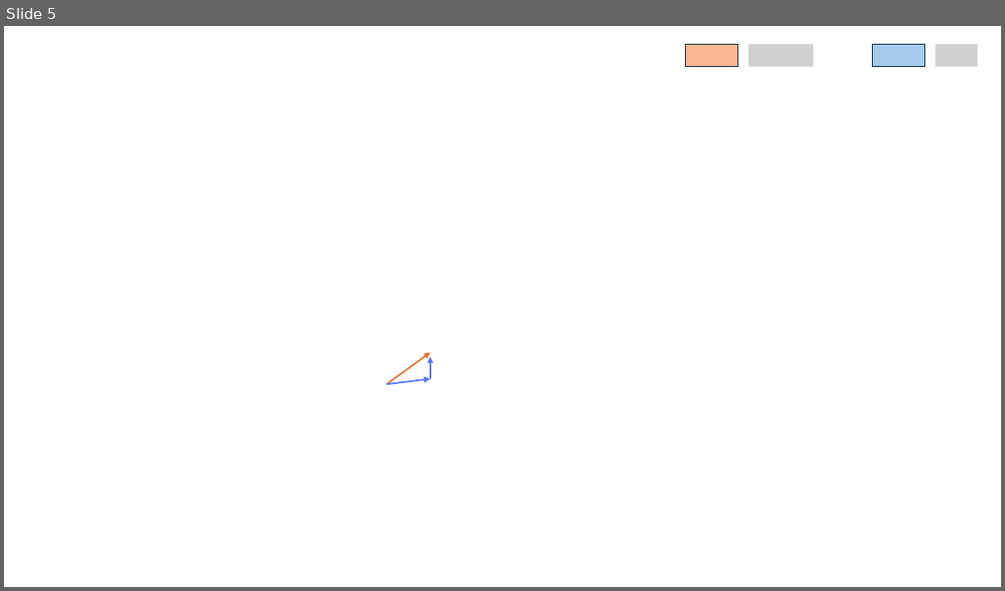
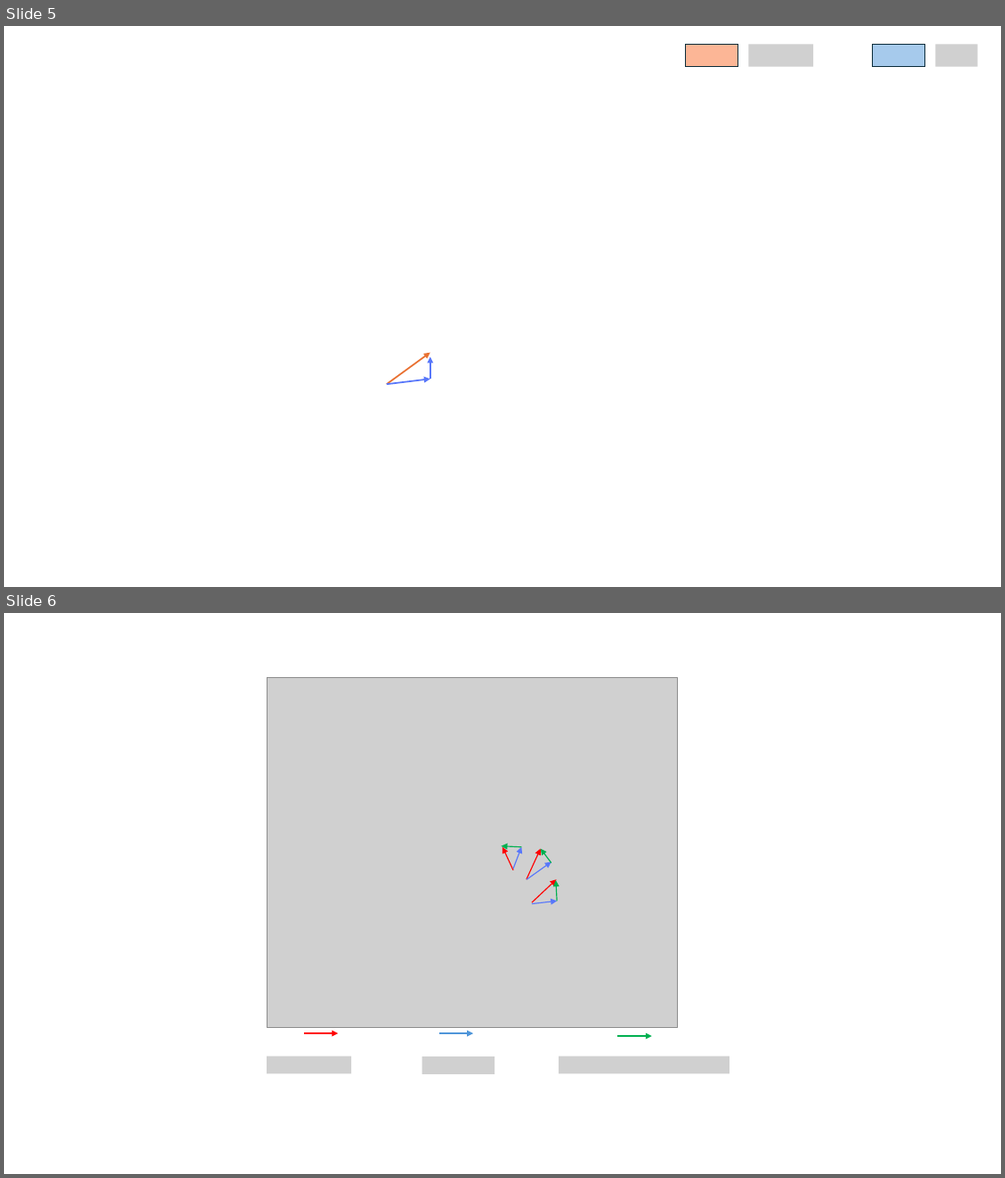
Before and after one commit to innovation-cat/innovation-cat.github.io, a slide deck: images/posts/2025-07-03-blog-post/新建 Microsoft PowerPoint 演示文稿.pptx. Shown one above the other, each under a label of ours: slide 5 before the commit, slides 5 and 6 after it. The pictures are 1005x591 and 1005x1178 pixels, drawn with LibreOffice and Linux fonts; fonts in the diff are those of the drawing; grey boxes stand for pictures; background and template pictures are left out. Boxes give left, top, right and bottom in pixels: in the first picture for what was removed or moved away, otherwise in the second. Text is boxed around its words. In the diff, an @@ line names an element or a change of style, - is before the commit and + after.

```diff
--- a/images/posts/2025-07-03-blog-post/新建 Microsoft PowerPoint 演示文稿.pptx
+++ b/images/posts/2025-07-03-blog-post/新建 Microsoft PowerPoint 演示文稿.pptx
@@ slide 6 added at (4,613,1001,1174), background #FFFFFF @@
@@ picture added at (267,678,677,1027) @@
@@ arrow added from (521, 847) to (502, 846), #00B050 1 pt @@
@@ arrow added from (513, 870) to (502, 847), #FF0000 1 pt @@
@@ arrow added from (513, 868) to (521, 847), #5877FA 1 pt @@
@@ arrow added from (526, 879) to (541, 849), #FF0000 1 pt @@
@@ arrow added from (551, 863) to (541, 849), #00B050 1 pt @@
@@ arrow added from (526, 879) to (551, 862), #5877FA 1 pt @@
@@ arrow added from (532, 902) to (557, 879), #FF0000 1 pt @@
@@ arrow added from (532, 904) to (557, 900), #5877FA 1 pt @@
@@ arrow added from (557, 900) to (556, 880), #00B050 1 pt @@
@@ arrow added from (304, 1033) to (339, 1033), #FF0000 1.5 pt @@
@@ arrow added from (439, 1033) to (474, 1033), #4E95D9 1.5 pt @@
@@ arrow added from (618, 1037) to (652, 1037), #00B050 1.5 pt @@
@@ picture added at (267,1055,351,1074) @@
@@ picture added at (422,1056,494,1074) @@
@@ picture added at (558,1055,729,1074) @@
```
Also in this commit, not shown: 1 slide changed, 1 slide removed, 4 other files.
